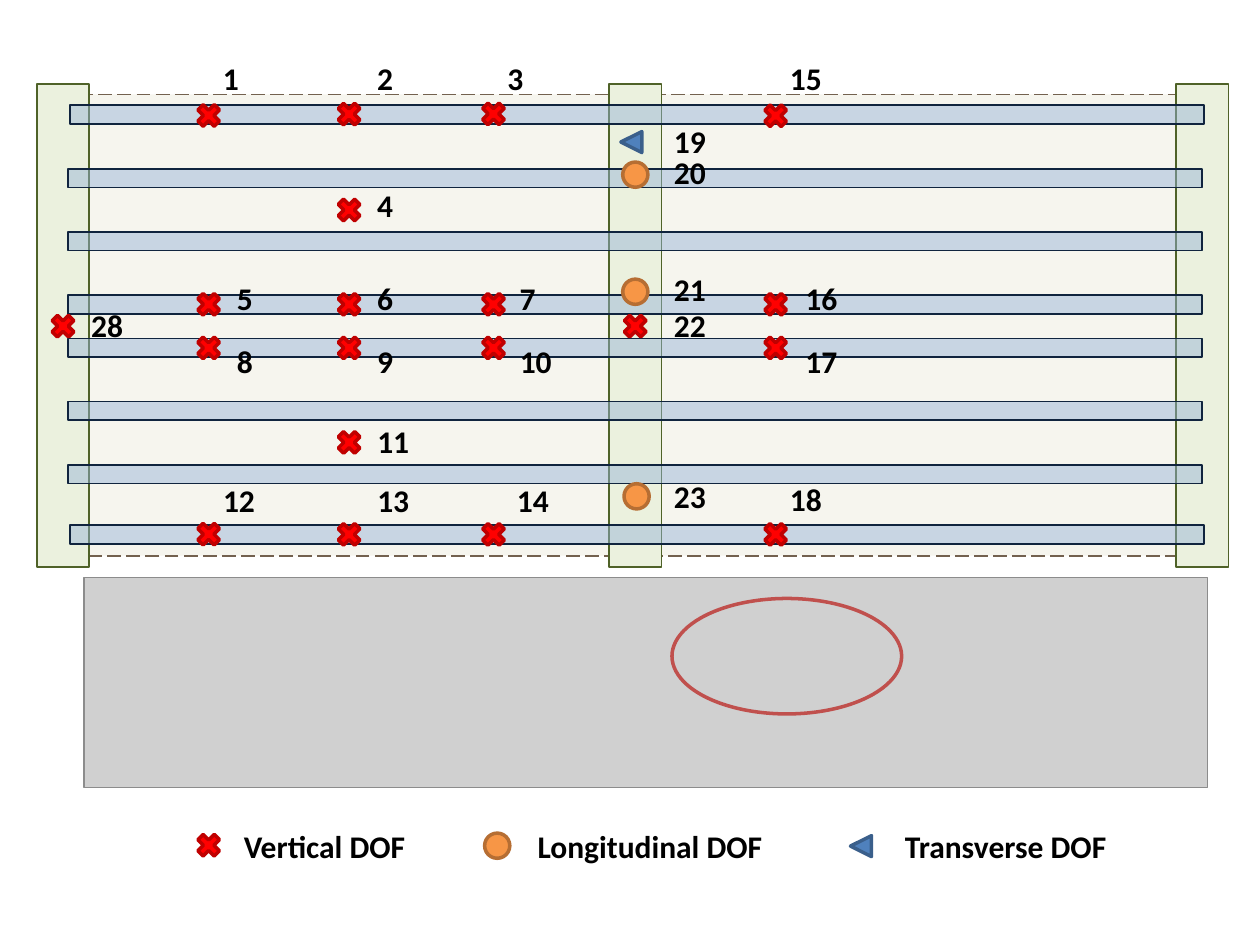
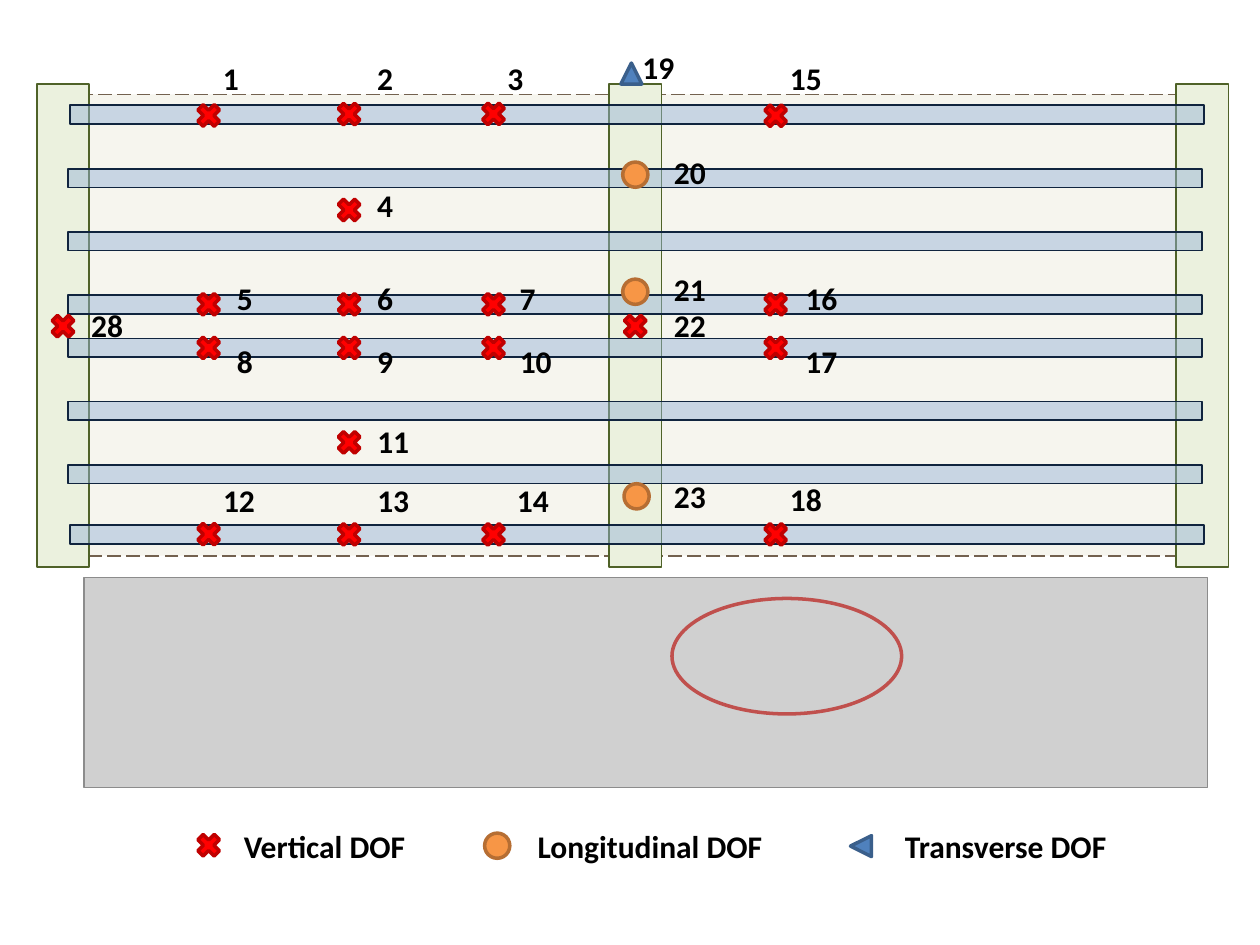
Before and after one commit to jbbraley/I76, a slide deck: slide 1 of I76Testing-DOF.pptx. Drawn at 1260x945 pixels with LibreOffice and Linux fonts; fonts in the diff are those of the drawing; grey boxes stand for pictures. Boxes give left, top, right and bottom in pixels: in the first picture for what was removed or moved away, otherwise in the second. Text is boxed around its words. In the diff, an @@ line names an element or a change of style, - is before the commit and + after.

```diff
--- a/I76Testing-DOF.pptx
+++ b/I76Testing-DOF.pptx
@@ text "19" rewrapped from [674, 132, 706, 153] to [642, 58, 674, 87] @@
@@ triangle at [621, 63, 643, 84]: rotation 90 to 180 degrees @@
```
Also in this commit, not shown: 1 other slide changed, 2 other files.
